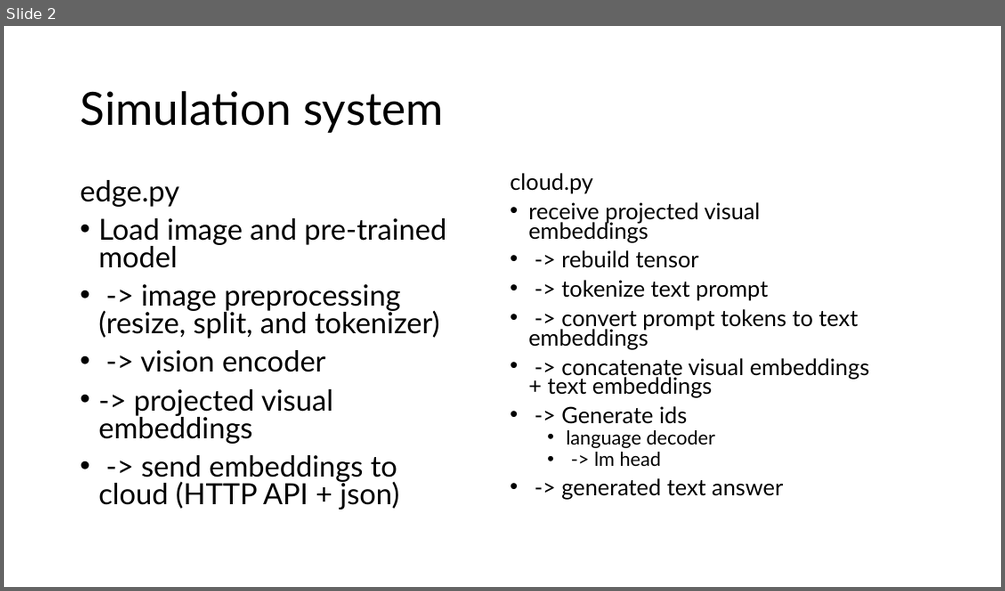
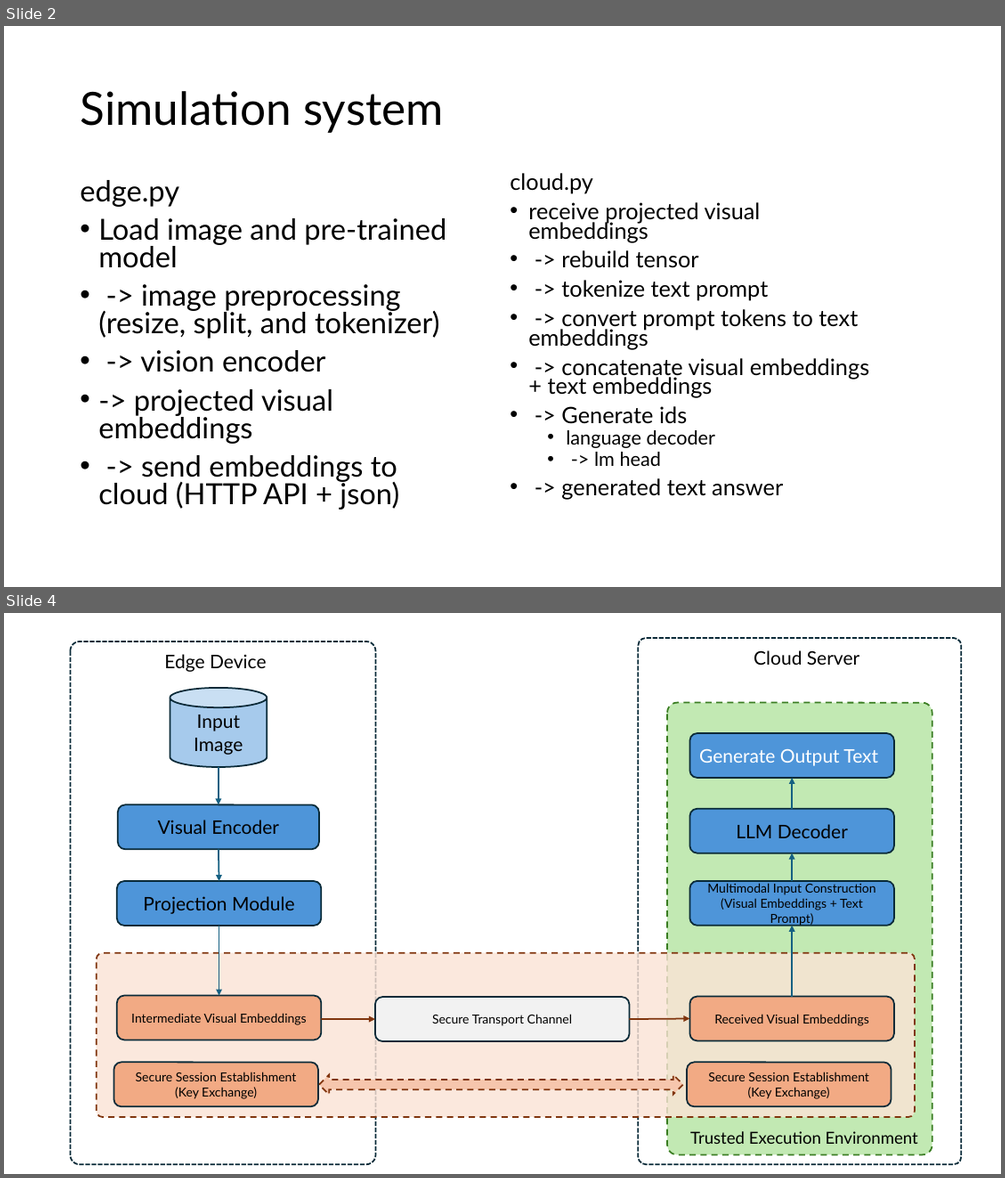
Before and after one commit to YMa10-ACS/CT5195-Master-capstone, a slide deck: Records/Capstone Progress.pptx. Shown one above the other, each under a label of ours: slide 2 before the commit, slides 2 and 4 after it; the slides between them are not shown. The pictures are 1005x591 and 1005x1178 pixels, drawn with LibreOffice and Linux fonts; fonts in the diff are those of the drawing. Boxes give left, top, right and bottom in pixels: in the first picture for what was removed or moved away, otherwise in the second. Text is boxed around its words. In the diff, an @@ line names an element or a change of style, - is before the commit and + after.

```diff
--- a/Records/Capstone Progress.pptx
+++ b/Records/Capstone Progress.pptx
@@ slide 4 added at [4,613,1001,1174], background #FFFFFF @@
@@ rounded rectangle added at [638,638,961,1164], fill #FFFFFF, outline #092A39 1.5 pt dashed @@
@@ rounded rectangle added at [71,641,376,1164], fill #FFFFFF, outline #092A39 1.5 pt dashed @@
@@ text added at [164,654,266,672], 18 pt, text #000000 @@
+Edge Device
@@ text added at [753,650,859,665], 18 pt, text #000000 @@
+Cloud Server
@@ cylinder added at [170,688,267,767], fill #A6CAEC, outline #092A39 1.5 pt, 18 pt, text #000000 @@
+Input Image
@@ rounded rectangle added at [667,703,932,1154], fill #B4E5A2 at 81% opacity, outline #3B7D23 1.5 pt dashed @@
@@ rounded rectangle added at [689,733,894,778], fill #4E95D9, outline #092A39 1.5 pt, 18 pt, text #FFFFFF @@
+Generate Output Text
@@ arrow added from (218, 767) to (218, 804), #156082 1.5 pt @@
@@ arrow added from (793, 809) to (793, 778), #156082 1.5 pt @@
@@ rounded rectangle added at [118,804,319,849], fill #4E95D9, outline #092A39 1.5 pt, 18 pt, text #000000 @@
+Visual Encoder
@@ rounded rectangle added at [689,809,894,853], fill #4E95D9, outline #092A39 1.5 pt, 18 pt, text #000000 @@
+LLM Decoder
@@ arrow added from (218, 850) to (219, 881), #156082 1.5 pt @@
@@ arrow added from (793, 881) to (793, 853), #156082 1.5 pt @@
@@ rounded rectangle added at [117,881,321,925], fill #4E95D9, outline #092A39 1.5 pt, 18 pt, text #000000 @@
+Projection Module
@@ rounded rectangle added at [689,881,894,925], fill #4E95D9, outline #092A39 1.5 pt, 12 pt, text #000000 @@
+Multimodal Input Construction
+(Visual Embeddings + Text Prompt)
@@ arrow added from (219, 925) to (219, 995), #156082 1.5 pt @@
@@ arrow added from (793, 997) to (793, 925), #156082 1.5 pt @@
@@ rounded rectangle added at [97,952,914,1116], fill #FBE3D6 at 81% opacity, outline #80350E 1.5 pt dashed @@
@@ rounded rectangle added at [117,995,321,1039], fill #F2AA84, outline #092A39 1.5 pt, 12 pt, text #000000 @@
+Intermediate Visual Embeddings
@@ rounded rectangle added at [375,997,629,1041], fill #F2F2F2, outline #092A39 1.5 pt, 12 pt, text #000000 @@
+Secure Transport Channel
@@ rounded rectangle added at [689,997,894,1041], fill #F2AA84, outline #092A39 1.5 pt, 12 pt, text #000000 @@
+Received Visual Embeddings
@@ arrow added from (321, 1019) to (375, 1019), #80350E 1.5 pt @@
@@ arrow added from (629, 1019) to (689, 1018), #80350E 1.5 pt @@
@@ rounded rectangle added at [114,1062,318,1106], fill #F2AA84, outline #092A39 1.5 pt, 12 pt, text #000000 @@
+Secure Session Establishment
+(Key Exchange)
@@ rounded rectangle added at [687,1062,890,1106], fill #F2AA84, outline #092A39 1.5 pt, 12 pt, text #000000 @@
+Secure Session Establishment
+(Key Exchange)
@@ left right arrow added at [319,1074,683,1094], fill #F6C6AD, outline #80350E 1.5 pt dashed @@
@@ text added at [690,1131,918,1143], 16 pt, text #000000 @@
+Trusted Execution Environment
```
Also in this commit, not shown: 3 other slides added.
